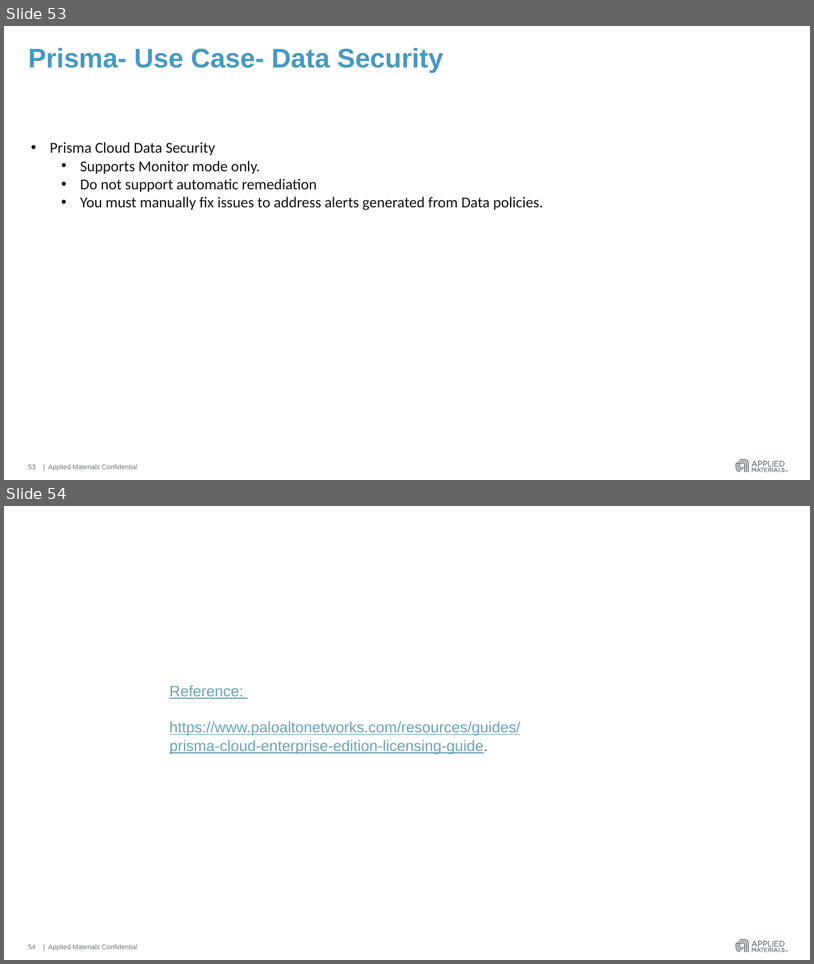
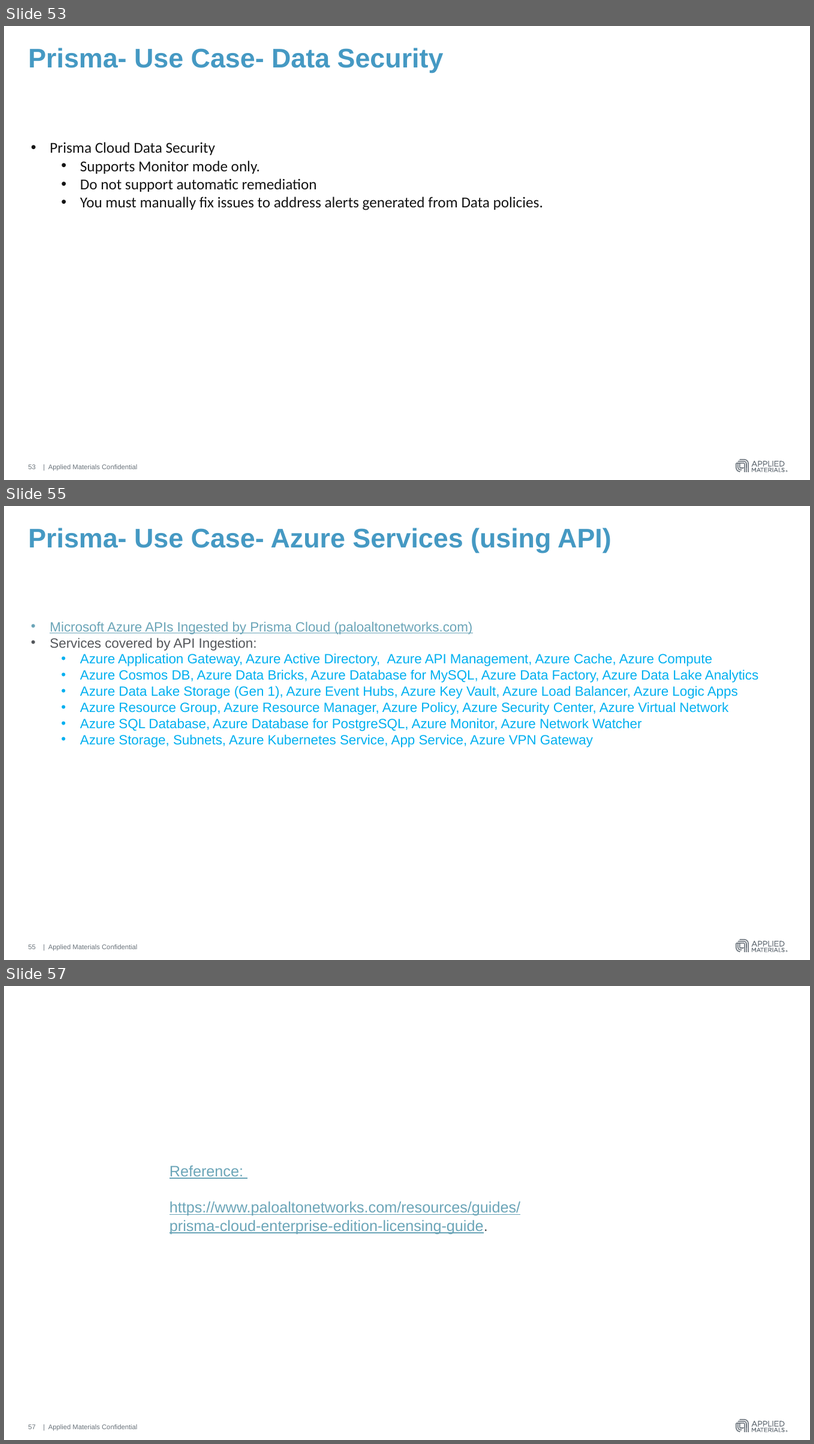
Before and after one commit to hmahajanHM/mytestrepo, a slide deck: AWS Guard Duty & Azure Security Center.pptx. Shown one above the other, each under a label of ours: slides 53 and 54 before the commit, slides 53, 55 and 57 after it; the slides between them are not shown. The pictures are 814x964 and 814x1444 pixels, drawn with LibreOffice and Linux fonts; fonts in the diff are those of the drawing. Boxes give left, top, right and bottom in pixels: in the first picture for what was removed or moved away, otherwise in the second. Text is boxed around its words. In the diff, an @@ line names an element or a change of style, - is before the commit and + after.

Commit message:
twistlock, azure api

```diff
--- a/AWS Guard Duty & Azure Security Center.pptx
+++ b/AWS Guard Duty & Azure Security Center.pptx
@@ slide 55 added at [4,506,810,960], background #FFFFFF; not listed: 4 template elements that a slide beside it also shows @@
@@ title added at [28,528,612,553], 32 pt, text #4599C3, bold @@
+Prisma- Use Case- Azure Services (using API)
@@ text added at [50,622,759,747], 16 pt, text #00B0F0 @@
+• Microsoft Azure APIs Ingested by Prisma Cloud (paloaltonetworks.com)
+• Services covered by API Ingestion:
+  • Azure Application Gateway, Azure Active Directory, Azure API Management, Azure Cache, Azure Compute
+  • Azure Cosmos DB, Azure Data Bricks, Azure Database for MySQL, Azure Data Factory, Azure Data Lake Analytics
+  • Azure Data Lake Storage (Gen 1), Azure Event Hubs, Azure Key Vault, Azure Load Balancer, Azure Logic Apps
+  • Azure Resource Group, Azure Resource Manager, Azure Policy, Azure Security Center, Azure Virtual Network
+  • Azure SQL Database, Azure Database for PostgreSQL, Azure Monitor, Azure Network Watcher
+  • Azure Storage, Subnets, Azure Kubernetes Service, App Service, Azure VPN Gateway
@@ page number added at [28,944,35,949], 8 pt, text #6A737B @@
+55
@@ what was slide 54 is now slide 57 @@
@@ page number at [28,1424,35,1429]: text changed @@
-54
+57
```
Also in this commit, not shown: 1 slide changed, 2 other slides added.
